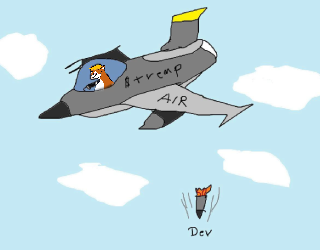
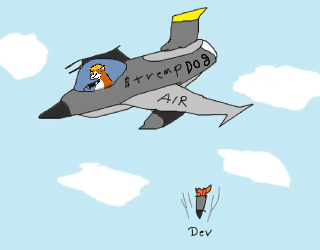
Layer changes from the first (320, 250) image to the second:
painted on "Background" (1st of 2) over (185, 54, 210, 74)
